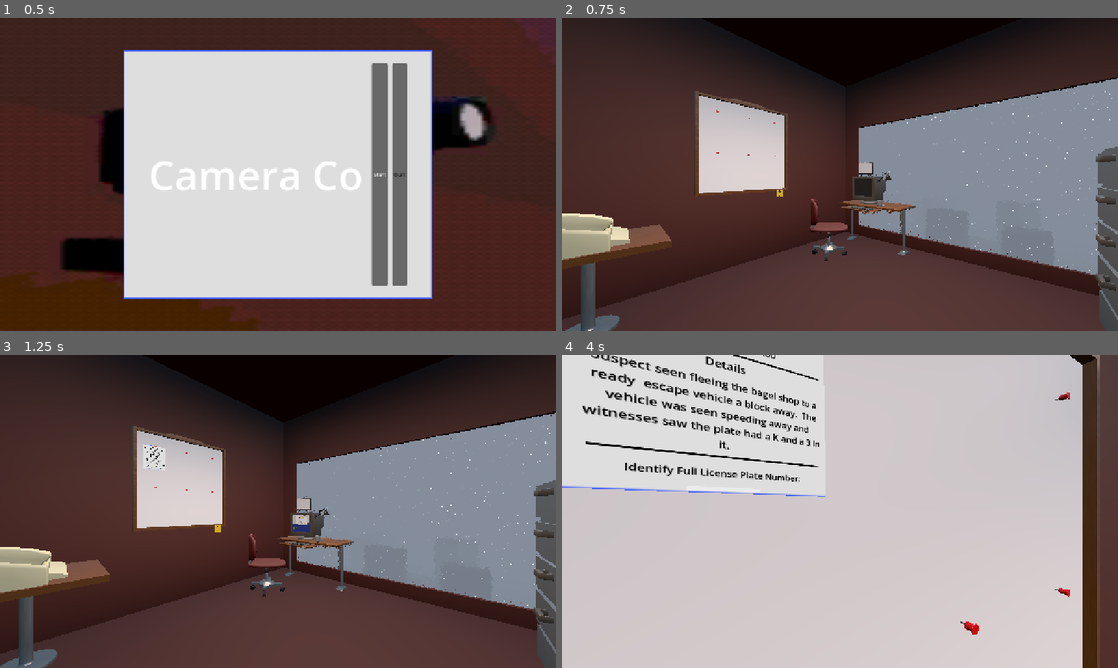
Above: before the commit, frames 1-4 (two rows, left to right).
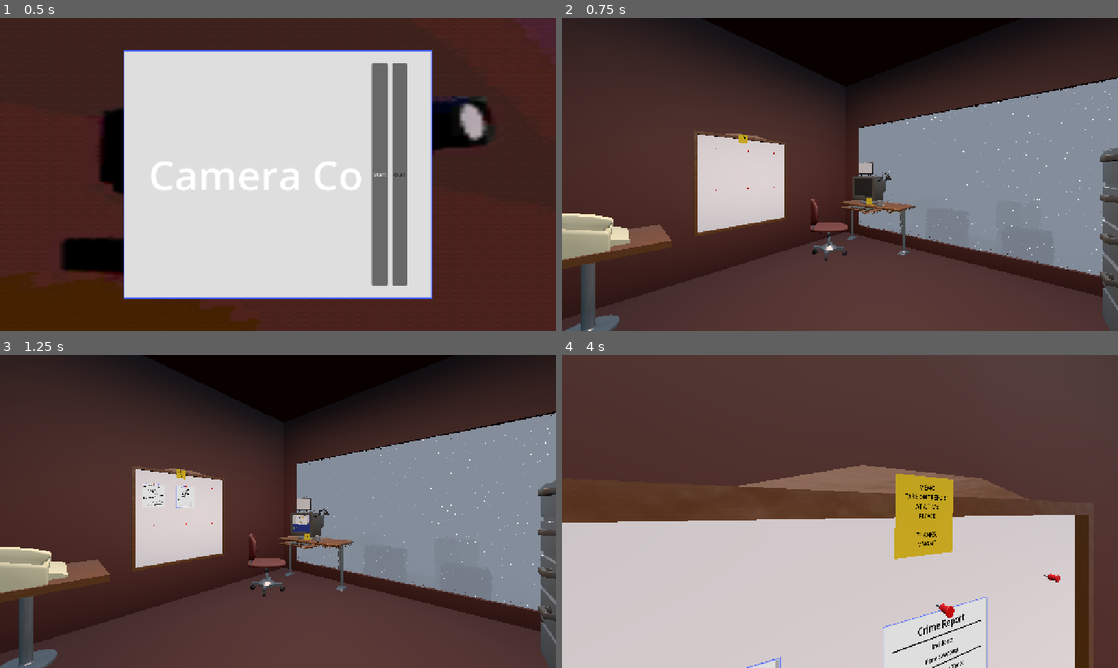
Above: after the commit, the same moments.

Repository: Ciph3rzer0/brackeys-2026.2-trust-no-one
Game: Godot game, scene res://ui/StartMenu.tscn
The game is run twice, just before and just after one commit, with the same random seed, the same clock (stepped at 60 frames per second) and the same inputs. This scene is started directly instead of the project's main scene. The engine's default icon, where the game draws it, is replaced by a stand-in: a white triangle on a blue panel in a dark square. Sound files missing from this copy of the repository are replaced by a short silence.
Inputs (mouse positions are in pixels of both pictures, inside the frame that each line leads up to):
- Up to frame 1 (0.5 s): no input
- Up to frame 2 (0.75 s): click "Start" at 0.5 s
- Up to frame 3 (1.25 s): no input
- Up to frame 4 (4 s): tap Enter at 1.25 s; move the mouse to (834, 517) at 1.27 s; hold E (pc_interact) 1.28-2.03 s; hold W (pc_forward) 1.28-3.53 s; click (834, 517) at 1.42 s; tap Space at 1.52, 2.27, 3.5, 3.77 s; move the mouse to (878, 514) at 2.02 s; tap E (pc_interact) at 2.1, 3.8 s; click (878, 514) at 2.17 s; move the mouse to (795, 508) at 2.77 s; hold E (pc_interact) 2.78-3.53 s; tap Q at 2.85 s; click (795, 508) at 2.92 s; move the mouse to (845, 511) at 3.52 s; hold A (pc_left) from 3.53 s (still down); tap Ctrl at 3.6 s; click (845, 511) at 3.67 s

Frame 1 is identical in both runs. In frame 2, 4.6% of the frame differs, in the area x 23-100%, y 23-97%; in frame 3, 4.7%; in frame 4, 54%, in the area x 0-97%, y 0-100%.
Error in both runs: Invalid assignment of property or key 'plate' with value of type 'String' on a base object of type 'Resource (Quest)'. (res://autoloads/quest_system.gd:19)

Commit message:
added report pickup/dropoff system

Diff:
--- a/autoloads/game_manager.gd
+++ b/autoloads/game_manager.gd
@@ -6,6 +6,13 @@
 func set_player(_player: Player):
 	assert(!player)
 	player = _player
+
+func spawn_crime_report(quest: Quest = null) -> CrimeReport3D:
+	var corkboard := get_tree().get_first_node_in_group("CrimeReportCorkboard") as Corkboard
+	if !corkboard:
+		push_warning("Cannot spawn a crime report: no corkboard is in the current scene.")
+		return null
+	return corkboard.spawn_report(quest)
 
 func _ready() -> void:
 	database = Database.new()
--- a/project.godot
+++ b/project.godot
@@ -42,6 +42,7 @@
 
 InteractiveMount="Objects the player can sit on"
 Interactable="Objects the player can interact with"
+CrimeReportCorkboard="Corkboards that can receive spawned crime reports"
 
 [gui]
 
--- a/scenes/corkboard.tscn
+++ b/scenes/corkboard.tscn
@@ -1,20 +1,27 @@
 [gd_scene format=3 uid="uid://cc4ldgg13mc2w"]
 
 [ext_resource type="PackedScene" uid="uid://de35ov58wu763" path="res://assets/models/office/corkboard.glb" id="1_iwwb2"]
+[ext_resource type="Script" uid="uid://jeh6fsxmg62n" path="res://scripts/corkboard.gd" id="2_corkboard_script"]
 
-[sub_resource type="StandardMaterial3D" id="StandardMaterial3D_0o143"]
+[sub_resource type="StandardMaterial3D" id="StandardMaterial3D_fgrfp"]
 albedo_color = Color(0.96202856, 0.83949524, 3.85046e-07, 1)
 
 [sub_resource type="PlaneMesh" id="PlaneMesh_iwwb2"]
-material = SubResource("StandardMaterial3D_0o143")
+material = SubResource("StandardMaterial3D_fgrfp")
 
-[node name="Node3D" type="Node3D" unique_id=1029173645]
+[sub_resource type="BoxShape3D" id="BoxShape3D_corkboard"]
+size = Vector3(0.1344448, 1.9926147, 1.9927429)
+
+[node name="Corkboard" type="StaticBody3D" unique_id=1029173645 groups=["CrimeReportCorkboard", "Interactable"]]
+script = ExtResource("2_corkboard_script")
+holder_label = "corkboard"
+slot_container_path = NodePath("corkboard2/pin locations")
 
 [node name="corkboard2" parent="." unique_id=118271081 instance=ExtResource("1_iwwb2")]
-transform = Transform3D(1, 0, 0, 0, 1, 0, 0, 0, 1, 0.3125913, 0, -0.66402435)
+transform = Transform3D(1, 0, 0, 0, 1, 0, 0, 0, 1, 0.3125913, -0.45032766, 0.24119872)
 
 [node name="MeshInstance3D" type="MeshInstance3D" parent="corkboard2" unique_id=1757999416]
-transform = Transform3D(-0.0025691744, -0.091785185, 0, 0.091785185, -0.0025691744, 0, 0, 0, 0.091821134, -0.05588633, -1.0927783, 0.74815756)
+transform = Transform3D(-0.0025691744, -0.091785185, 0, 0.091785185, -0.0025691744, 0, 0, 0, 0.091821134, -0.0890159, 1.3537176, -0.2995723)
 mesh = SubResource("PlaneMesh_iwwb2")
 
 [node name="Label3D" type="Label3D" parent="corkboard2/MeshInstance3D" unique_id=512820567]
@@ -31,22 +38,27 @@
 outline_size = 0
 uppercase = true
 
-[node name="pin locations" type="Node3D" parent="." unique_id=1551329889]
+[node name="pin locations" type="Node3D" parent="corkboard2" unique_id=1551329889]
+transform = Transform3D(1, 0, 0, 0, 1, 0, 0, 0, 1, -0.3125913, 0.61609024, 0.7090531)
 
-[node name="pin1" type="Node3D" parent="pin locations" unique_id=1139482963]
-transform = Transform3D(1, 0, 0, 0, 1, 0, 0, 0, 1, 0.26296616, 0.67181295, -1.3201233)
+[node name="pin1" type="Node3D" parent="corkboard2/pin locations" unique_id=1139482963]
+transform = Transform3D(1.3113416e-07, 0, -1, 0, 1, 0, 1, 0, 1.3113416e-07, 0.26296616, 0.4805324, -1.5355896)
 
-[node name="pin2" type="Node3D" parent="pin locations" unique_id=936660789]
-transform = Transform3D(1, 0, 0, 0, 1, 0, 0, 0, 1, 0.26296616, 0.67181295, -0.6852937)
+[node name="pin2" type="Node3D" parent="corkboard2/pin locations" unique_id=936660789]
+transform = Transform3D(1.3113416e-07, 0, -1, 0, 1, 0, 1, 0, 1.3113416e-07, 0.26296616, 0.4805324, -0.90076)
 
-[node name="pin3" type="Node3D" parent="pin locations" unique_id=360610949]
-transform = Transform3D(1, 0, 0, 0, 1, 0, 0, 0, 1, 0.26296616, 0.67181295, -0.053779125)
+[node name="pin3" type="Node3D" parent="corkboard2/pin locations" unique_id=360610949]
+transform = Transform3D(1.3113416e-07, 0, -1, 0, 1, 0, 1, 0, 1.3113416e-07, 0.26296616, 0.4805324, -0.26924545)
 
-[node name="pin4" type="Node3D" parent="pin locations" unique_id=934723502]
-transform = Transform3D(1, 0, 0, 0, 1, 0, 0, 0, 1, 0.26296616, -0.16523391, -1.3217808)
+[node name="pin4" type="Node3D" parent="corkboard2/pin locations" unique_id=934723502]
+transform = Transform3D(1.3113416e-07, 0, -1, 0, 1, 0, 1, 0, 1.3113416e-07, 0.26296616, -0.35651442, -1.5372471)
 
-[node name="pin5" type="Node3D" parent="pin locations" unique_id=215824434]
-transform = Transform3D(1, 0, 0, 0, 1, 0, 0, 0, 1, 0.26296616, -0.16523391, -0.68695116)
+[node name="pin5" type="Node3D" parent="corkboard2/pin locations" unique_id=215824434]
+transform = Transform3D(1.3113416e-07, 0, -1, 0, 1, 0, 1, 0, 1.3113416e-07, 0.26296616, -0.35651442, -0.9024175)
 
-[node name="pin6" type="Node3D" parent="pin locations" unique_id=607216583]
-transform = Transform3D(1, 0, 0, 0, 1, 0, 0, 0, 1, 0.26296616, -0.16523391, -0.05543685)
+[node name="pin6" type="Node3D" parent="corkboard2/pin locations" unique_id=607216583]
+transform = Transform3D(1.3113416e-07, 0, -1, 0, 1, 0, 1, 0, 1.3113416e-07, 0.26296616, -0.35651442, -0.27090317)
+
+[node name="CollisionShape3D" type="CollisionShape3D" parent="corkboard2" unique_id=647715495]
+transform = Transform3D(1, 0, 0, 0, 1, 0, 0, 0, 1, -0.03376472, 0.41659683, -0.19755757)
+shape = SubResource("BoxShape3D_corkboard")
--- a/scenes/crime_report_3d.tscn
+++ b/scenes/crime_report_3d.tscn
@@ -2,20 +2,18 @@
 
 [ext_resource type="PackedScene" uid="uid://dukf0r3kv7h3u" path="res://ui/crime-report/crime_report.tscn" id="1_4sj6u"]
 [ext_resource type="Resource" uid="uid://mlx6hgu5bc7w" path="res://scripts/quests/first_quest.tres" id="2_m6e72"]
-
-[sub_resource type="ViewportTexture" id="ViewportTexture_uhg71"]
-viewport_path = NodePath("SubViewport")
+[ext_resource type="Script" uid="uid://bh4i2x034phf8" path="res://scripts/crime_report_3d.gd" id="3_report_script"]
 
 [sub_resource type="BoxShape3D" id="BoxShape3D_uhg71"]
 size = Vector3(0.5628418, 0.6633545, 0.02)
 
-[node name="CrimeReport3D" type="RigidBody3D" unique_id=890512404]
-gravity_scale = 0.0
+[node name="CrimeReport3D" type="StaticBody3D" unique_id=890512404 groups=["Interactable"]]
+script = ExtResource("3_report_script")
+quest = ExtResource("2_m6e72")
 
 [node name="Sprite3D" type="Sprite3D" parent="." unique_id=277536913]
 transform = Transform3D(0.112, 0, 0, 0, 0.112, 0, 0, 0, 0.112, 0, 0, 0)
 offset = Vector2(0, -300)
-texture = SubResource("ViewportTexture_uhg71")
 
 [node name="CollisionShape3D" type="CollisionShape3D" parent="." unique_id=1345316213]
 transform = Transform3D(1, 0, 0, 0, 1, 0, 0, 0, 1, 0, -0.335315, 0)
@@ -26,4 +24,4 @@
 
 [node name="CrimeReport" parent="SubViewport" unique_id=1163959814 instance=ExtResource("1_4sj6u")]
 propagate_maximum_size = false
-quest = ExtResource("2_m6e72")
+follow_assigned_quests = false
--- a/scenes/office.tscn
+++ b/scenes/office.tscn
@@ -9,7 +9,7 @@
 [ext_resource type="PackedScene" uid="uid://bnhtdbhbnklps" path="res://assets/models/office/filingCabinet.glb" id="5_fmddn"]
 [ext_resource type="PackedScene" uid="uid://qxst5b3aqpoo" path="res://assets/models/office/computer.glb" id="7_in4ui"]
 [ext_resource type="PackedScene" uid="uid://d4dkrl8n2c4i7" path="res://assets/models/city/camera.glb" id="8_fmddn"]
-[ext_resource type="PackedScene" uid="uid://8y18dm0ibu5p" path="res://assets/models/office/gooseneckClamp.glb" id="10_6hbky"]
+[ext_resource type="PackedScene" path="res://scenes/report_clamp.tscn" id="10_6hbky"]
 [ext_resource type="PackedScene" uid="uid://bxc4ceq66ael3" path="res://scenes/player.tscn" id="10_gnmmx"]
 [ext_resource type="PackedScene" uid="uid://cu5og6niixvj7" path="res://assets/models/office/door.glb" id="12_wruke"]
 [ext_resource type="PackedScene" uid="uid://bosjilrctrsn7" path="res://assets/models/office/gooseneckTablet.glb" id="13_wruke"]
@@ -18,12 +18,17 @@
 [ext_resource type="PackedScene" uid="uid://b085wqdb2gvpt" path="res://scenes/coffeeCup.tscn" id="16_gnmmx"]
 [ext_resource type="PackedScene" uid="uid://bdogvs8wm16nj" path="res://assets/models/office/computer-keyboard.glb" id="16_jp1e5"]
 [ext_resource type="AudioStream" uid="uid://dssagk4uh4quc" path="res://assets/audio/sfx/rain.mp3" id="17_gnmmx"]
-[ext_resource type="PackedScene" uid="uid://ftwf4e85c8id" path="res://scenes/crime_report_3d.tscn" id="19_kviqm"]
 
 [sub_resource type="WorldBoundaryShape3D" id="WorldBoundaryShape3D_6hbky"]
 
+[sub_resource type="StandardMaterial3D" id="StandardMaterial3D_0o143"]
+albedo_color = Color(0.96202856, 0.83949524, 3.85046e-07, 1)
+
+[sub_resource type="PlaneMesh" id="PlaneMesh_jp1e5"]
+material = SubResource("StandardMaterial3D_0o143")
+
 [sub_resource type="BoxShape3D" id="BoxShape3D_h45xw"]
-size = Vector3(0.060930252, 0.20995808, 0.25897217)
+size = Vector3(0.060930252, 0.2514634, 0.24443054)
 
 [sub_resource type="PlaneMesh" id="PlaneMesh_h45xw"]
 
@@ -41,10 +46,10 @@
 shader_parameter/glass_thickness = 0.2
 shader_parameter/ior = 1.45
 
-[sub_resource type="ViewportTexture" id="ViewportTexture_kviqm"]
-viewport_path = NodePath("SubViewport")
+[node name="Office" type="Node3D" unique_id=2119133953]
 
-[node name="Office" type="Node3D" unique_id=2119133953]
+[node name="Player" parent="." unique_id=1865119778 instance=ExtResource("10_gnmmx")]
+transform = Transform3D(1.5650182, 0, 1.4565594, 0, 2.137954, 0, -1.4565594, 0, 1.5650182, -0.9295535, 0.24758434, -4.357947)
 
 [node name="Rain" type="AudioStreamPlayer3D" parent="." unique_id=105857967]
 transform = Transform3D(1, 0, 0, 0, 1, 0, 0, 0, 1, 1.1283921, 1.0637031, 6.396698)
@@ -110,8 +115,22 @@
 [node name="gooseneckClamp" parent="work area/computerAccessories" unique_id=555761378 instance=ExtResource("10_6hbky")]
 transform = Transform3D(1.2336597, 0, 0, 0, 1.2336597, 0, 0, 0, 1.2336597, -1.131391, 1.3303235, 5.1202)
 
-[node name="Player" parent="work area/computerAccessories" unique_id=1865119778 instance=ExtResource("10_gnmmx")]
-transform = Transform3D(1.1129352, 0, 1.0358067, 0, 1.5203685, 0, -1.0358067, 0, 1.1129352, -3.9542222, -0.6013951, 0.40568948)
+[node name="computer_post-it" type="MeshInstance3D" parent="work area/computerAccessories" unique_id=1240021870]
+transform = Transform3D(1.1301334e-10, 4.037465e-09, -0.09240261, 0.09236643, -0.0025854437, 0, -0.0025854434, -0.09236642, -4.039046e-09, -0.79264164, 0.6716831, 4.9844313)
+mesh = SubResource("PlaneMesh_jp1e5")
+
+[node name="Label3D" type="Label3D" parent="work area/computerAccessories/computer_post-it" unique_id=614372332]
+transform = Transform3D(1.9984014e-15, 1.0510676, 4.284084e-08, 4.594362e-08, -4.656613e-08, 1.0510678, 1.0510675, -1.110223e-16, -4.5943622e-08, 0.49662495, 0.02079773, 0)
+modulate = Color(0, 0, 0, 1)
+text = "memo:
+
+TAB to toggle cursor
+---
+thanks,
+mngmt"
+font_size = 20
+outline_size = 0
+uppercase = true
 
 [node name="set dressing" type="Node3D" parent="." unique_id=33801651]
 transform = Transform3D(1, 0, 0, 0, 1, 0, 0, 0, 1, 1.1283921, 1.0637031, 4.1342545)
@@ -123,13 +142,13 @@
 transform = Transform3D(0.10357852, 0, -0.48062423, 0, 0.49165857, 0, 0.48062423, 0, 0.10357852, -1.3442268, 8.353163, -2.3799124)
 
 [node name="filingCabinet" parent="set dressing" unique_id=1015927099 instance=ExtResource("5_fmddn")]
-transform = Transform3D(1.4558113, 0, 0, 0, 1.4558113, 0, 0, 0, 1.4558113, -3.5562453, -0.544013, -3.3106241)
+transform = Transform3D(1.4558113, 0, 0, 0, 1.4558113, 0, 0, 0, 1.4558113, -3.748537, -0.01471591, -3.5964515)
 
 [node name="StaticBody3D" type="StaticBody3D" parent="set dressing/filingCabinet" unique_id=275145910]
 transform = Transform3D(9.844637, 0, 0, 0, 9.844637, 0, 0, 0, 9.844637, -0.86616135, 0.017170668, 1.63972)
 
 [node name="CollisionShape3D" type="CollisionShape3D" parent="set dressing/filingCabinet/StaticBody3D" unique_id=1866896809]
-transform = Transform3D(1, 0, 0, 0, 1, 0, 0, 0, 1, 0.08312477, 0.09221206, -0.2242928)
+transform = Transform3D(1, 0, 0, 0, 1, 0, 0, 0, 1, 0.08312479, 0.07145939, -0.17756279)
 shape = SubResource("BoxShape3D_h45xw")
 
 [node name="door2" parent="set dressing" unique_id=1698441969 instance=ExtResource("12_wruke")]
@@ -141,19 +160,10 @@
 surface_material_override/0 = SubResource("ShaderMaterial_kviqm")
 
 [node name="corkboard" parent="." unique_id=1029173645 instance=ExtResource("16_07d2k")]
-transform = Transform3D(1.4151126, 0, 0, 0, 1.4151126, 0, 0, 0, 1.4151126, 5.2616143, 3.9349322, -0.60174954)
+transform = Transform3D(1.4151126, 0, 0, 0, 1.4151126, 0, 0, 0, 1.4151126, 5.2616143, 2.8853235, -1.6788815)
 
 [node name="desk" parent="." unique_id=2107914153 instance=ExtResource("4_2knxt")]
 transform = Transform3D(1.7488817, 0, 0, 0, 1.7488817, 0, 0, 0, 1.7488817, 3.3157055, 0.6540642, 2.5794885)
 
 [node name="computer-keyboard2" parent="." unique_id=1110257665 instance=ExtResource("16_jp1e5")]
 transform = Transform3D(1.3806835, 0, 0, 0, 1.3806835, 0, 0, 0, 1.3806835, 3.7945335, 1.7878904, 1.9366279)
-
-[node name="CrimeReport3D" parent="." unique_id=890512404 instance=ExtResource("19_kviqm")]
-transform = Transform3D(1.3113416e-07, 0, -1, 0, 1, 0, 1, 0, 1.3113416e-07, 5.6564837, 4.8967805, -2.4588385)
-
-[node name="Sprite3D" parent="CrimeReport3D" index="0" unique_id=277536913]
-transform = Transform3D(0.112, 0, 0, 0, 0.112, 0, 0, 0, 0.112, 0, 0, -0.040061474)
-texture = SubResource("ViewportTexture_kviqm")
-
-[editable path="CrimeReport3D"]
--- a/scenes/player.tscn
+++ b/scenes/player.tscn
@@ -28,6 +28,9 @@
 [node name="InteractionRay" type="RayCast3D" parent="Camera3D" unique_id=1399246955]
 target_position = Vector3(0, 0, -2.5)
 
+[node name="HeldReportAnchor" type="Node3D" parent="Camera3D" unique_id=387417500]
+transform = Transform3D(1, 0, 0, 0, 1, 0, 0, 0, 1, 0, 0.25, -0.8)
+
 [node name="InteractionUI" type="CanvasLayer" parent="." unique_id=402336998]
 
 [node name="InteractionPrompt" type="Label" parent="InteractionUI" unique_id=554926074]
@@ -57,7 +60,7 @@
 mesh = SubResource("CapsuleMesh_0o143")
 
 [node name="FacingIndicator" type="MeshInstance3D" parent="." unique_id=81546355]
-transform = Transform3D(0.3, 0, 0, 0, -1.3113416e-08, -0.05885305, 0, 0.29999998, -2.5725486e-09, 0, 2.2002637, 0.19472963)
+transform = Transform3D(0.3, 0, 0, 0, -1.3113416e-08, -0.05885305, 0, 0.29999998, -2.5725486e-09, 0, 2.2002637, -0.045395434)
 mesh = SubResource("PrismMesh_obbxu")
 
 [node name="CollisionShape3D" type="CollisionShape3D" parent="." unique_id=561644201]
--- /dev/null
+++ b/scenes/report_clamp.tscn
@@ -0,0 +1,23 @@
+[gd_scene format=3 uid="uid://c8wp7jb7ymwmc"]
+
+[ext_resource type="PackedScene" uid="uid://8y18dm0ibu5p" path="res://assets/models/office/gooseneckClamp.glb" id="1_clamp_model"]
+[ext_resource type="Script" uid="uid://nhtco6w1q2lw" path="res://scripts/report_holder_3d.gd" id="2_holder_script"]
+
+[sub_resource type="BoxShape3D" id="BoxShape3D_clamp"]
+size = Vector3(0.42, 0.32, 0.12)
+
+[node name="ReportClamp" type="StaticBody3D" unique_id=374785967 groups=["Interactable"]]
+script = ExtResource("2_holder_script")
+holder_label = "clamp"
+
+[node name="gooseneckClamp" parent="." unique_id=576201592 instance=ExtResource("1_clamp_model")]
+
+[node name="Slots" type="Node3D" parent="." unique_id=331374992]
+transform = Transform3D(1, 0, 0, 0, 1, 0, 0, 0, 1, -0.14324117, -0.13566402, 0.027425833)
+
+[node name="ReportSlot" type="Node3D" parent="Slots" unique_id=1344195639]
+transform = Transform3D(-1, 0, -8.742278e-08, 0, 1, 0, 8.742278e-08, 0, -1, 0, 0.1, -0.05)
+
+[node name="CollisionShape3D" type="CollisionShape3D" parent="." unique_id=1990760561]
+transform = Transform3D(1, 0, 0, 0, 1, 0, 0, 0, 1, -0.01, 0.04, 0)
+shape = SubResource("BoxShape3D_clamp")
--- /dev/null
+++ b/scripts/corkboard.gd
@@ -0,0 +1,30 @@
+class_name Corkboard
+extends ReportHolder3D
+
+@export var report_scene: PackedScene = preload("res://scenes/crime_report_3d.tscn")
+@export var initial_report_quests: Array[Quest] = [preload("res://scripts/quests/first_quest.tres"), preload("res://scripts/quests/2_quest.tres")]
+
+func _ready() -> void:
+	for initial_quest in initial_report_quests:
+		spawn_report(initial_quest)
+
+func spawn_report(quest_override: Quest = null, scene_override: PackedScene = null) -> CrimeReport3D:
+	var scene_to_spawn := scene_override if scene_override else report_scene
+	if !scene_to_spawn:
+		push_warning("Cannot pin a crime report: no report scene is configured.")
+		return null
+
+	var report := scene_to_spawn.instantiate() as CrimeReport3D
+	if !report:
+		push_warning("The configured report scene must have a CrimeReport3D root.")
+		return null
+
+	if quest_override:
+		report.quest = quest_override
+	add_child(report)
+
+	if !place_report(report):
+		report.queue_free()
+		return null
+
+	return report
--- /dev/null
+++ b/scripts/crime_report_3d.gd
@@ -0,0 +1,43 @@
+class_name CrimeReport3D
+extends StaticBody3D
+
+@export var quest: Quest:
+	set(value):
+		quest = value
+		if is_node_ready():
+			_apply_quest()
+
+var current_holder: ReportHolder3D
+
+@onready var report_sprite: Sprite3D = $Sprite3D
+@onready var report_viewport: SubViewport = $SubViewport
+@onready var report_ui: Control = $SubViewport/CrimeReport
+
+func _ready() -> void:
+	report_sprite.texture = report_viewport.get_texture()
+	_apply_quest()
+
+func _apply_quest() -> void:
+	if quest and report_ui.has_method("set_quest"):
+		report_ui.set_quest(quest)
+
+func can_interact(player: Player) -> bool:
+	return player != null and !player.has_held_report()
+
+func get_interaction_text(_player: Player) -> String:
+	return "press e to pick up report"
+
+func interact(player: Player = null) -> void:
+	if !player:
+		player = GameManager.player
+	if player:
+		player.pick_up_report(self)
+
+func set_held(is_held: bool) -> void:
+	collision_layer = 0 if is_held else 1
+	collision_mask = 0 if is_held else 1
+
+func get_report_title() -> String:
+	if quest and !quest.incident.is_empty():
+		return quest.incident
+	return name
--- a/scripts/fax_machine.gd
+++ b/scripts/fax_machine.gd
@@ -1,4 +1,15 @@
 extends Node3D
 
-func interact() -> void:
+func get_interaction_text(player: Player) -> String:
+	if player and player.has_held_report():
+		return "press e to fax report"
+	return "press e to interact"
+
+func interact(player: Player = null) -> void:
+	if !player:
+		player = GameManager.player
+
+	if player and player.fax_held_report():
+		return
+
 	print("interacted with fax")
--- a/scripts/player.gd
+++ b/scripts/player.gd
@@ -8,6 +8,7 @@
 
 @onready var interaction_ray: RayCast3D = $Camera3D/InteractionRay
 @onready var interaction_prompt: Label = $InteractionUI/InteractionPrompt
+@onready var held_report_anchor: Node3D = $Camera3D/HeldReportAnchor
 
 var run_speed = 5.5
 var speed = run_speed
@@ -22,6 +23,7 @@
 
 var is_mouse_free := false
 var _mounted_object: InteractableMount
+var held_report: CrimeReport3D
 
 func _enter_tree() -> void:
 	GameManager.set_player(self)
@@ -51,7 +53,7 @@
 	if event.is_action_pressed("pc_interact") and !_mounted_object and !is_mouse_free:
 		var interactable := get_faced_interactable()
 		if interactable:
-			interactable.interact()
+			interactable.interact(self)
 			get_viewport().set_input_as_handled()
 			return
 
@@ -95,11 +97,13 @@
 
 var exit_button_held_timer := 0.0
 func _process(delta: float) -> void:
-	interaction_prompt.visible = (
-		!_mounted_object
-		and !is_mouse_free
-		and get_faced_interactable() != null
-	)
+	var interactable := get_faced_interactable()
+	interaction_prompt.visible = !_mounted_object and !is_mouse_free and interactable != null
+	if interaction_prompt.visible:
+		if interactable.has_method("get_interaction_text"):
+			interaction_prompt.text = interactable.get_interaction_text(self)
+		else:
+			interaction_prompt.text = "press e to interact"
 
 	if Input.is_action_pressed("ui_exit_game"):
 		exit_button_held_timer += delta
@@ -115,10 +119,48 @@
 	var node := interaction_ray.get_collider() as Node
 	while node:
 		if node.is_in_group("Interactable") and node.has_method("interact"):
-			return node
+			if !node.has_method("can_interact") or node.can_interact(self):
+				return node
 		node = node.get_parent()
 
 	return null
+
+func has_held_report() -> bool:
+	return held_report != null
+
+func pick_up_report(report: CrimeReport3D) -> bool:
+	if held_report or !report:
+		return false
+
+	if report.current_holder:
+		report.current_holder.remove_report(report)
+
+	held_report = report
+	report.reparent(held_report_anchor, false)
+	report.global_transform = held_report_anchor.global_transform.orthonormalized()
+	report.set_held(true)
+	return true
+
+func place_held_report(holder: ReportHolder3D) -> bool:
+	if !held_report or !holder:
+		return false
+
+	var report := held_report
+	if !holder.place_report(report):
+		return false
+
+	held_report = null
+	return true
+
+func fax_held_report() -> bool:
+	if !held_report:
+		return false
+
+	var report := held_report
+	held_report = null
+	print("report faxed: ", report.get_report_title())
+	report.queue_free()
+	return true
 
 func _physics_process(delta: float) -> void:
 	var input_dir = Input.get_vector( "pc_right", "pc_left", "pc_back" ,"pc_forward")
--- /dev/null
+++ b/scripts/report_holder_3d.gd
@@ -0,0 +1,64 @@
+class_name ReportHolder3D
+extends StaticBody3D
+
+signal report_placed(report: CrimeReport3D, slot: Node3D)
+signal report_removed(report: CrimeReport3D)
+
+@export var holder_label := "holder"
+@export var slot_container_path := NodePath("Slots")
+
+func get_first_open_slot() -> Node3D:
+	var slot_container := get_node_or_null(slot_container_path)
+	if !slot_container:
+		return null
+
+	for child in slot_container.get_children():
+		var slot := child as Node3D
+		if slot and get_report_in_slot(slot) == null:
+			return slot
+
+	return null
+
+func get_report_in_slot(slot: Node3D) -> CrimeReport3D:
+	for child in slot.get_children():
+		if child is CrimeReport3D:
+			return child as CrimeReport3D
+	return null
+
+func can_accept_report() -> bool:
+	return get_first_open_slot() != null
+
+func can_interact(player: Player) -> bool:
+	return player != null and player.has_held_report() and can_accept_report()
+
+func get_interaction_text(_player: Player) -> String:
+	return "press e to place report on %s" % holder_label
+
+func interact(player: Player = null) -> void:
+	if !player:
+		player = GameManager.player
+	if player:
+		player.place_held_report(self)
+
+func place_report(report: CrimeReport3D) -> bool:
+	if !report:
+		return false
+
+	var open_slot := get_first_open_slot()
+	if !open_slot:
+		return false
+
+	if report.current_holder and report.current_holder != self:
+		report.current_holder.remove_report(report)
+
+	report.reparent(open_slot, false)
+	report.global_transform = open_slot.global_transform.orthonormalized()
+	report.current_holder = self
+	report.set_held(false)
+	report_placed.emit(report, open_slot)
+	return true
+
+func remove_report(report: CrimeReport3D) -> void:
+	if report and report.current_holder == self:
+		report.current_holder = null
+		report_removed.emit(report)
--- a/ui/crime-report/crime_report.gd
+++ b/ui/crime-report/crime_report.gd
@@ -1,10 +1,12 @@
 extends Control
 
 @export var quest: Quest: set = set_quest
+@export var follow_assigned_quests := true
 
 func _ready() -> void:
 	set_quest(quest)
-	QuestSystem.new_quest_assigned.connect(_on_new_quest_assigned)
+	if follow_assigned_quests:
+		QuestSystem.new_quest_assigned.connect(_on_new_quest_assigned)
 
 func _on_new_quest_assigned(quest: Quest):
 	set_quest(quest)
Binary file changed: assets/models/office/corkboard.glb
Binary file changed: assets/models/office/filingCabinet.glb
Not shown, added: scripts/corkboard.gd.uid
Not shown, added: scripts/crime_report_3d.gd.uid
Not shown, added: scripts/report_holder_3d.gd.uid
Not shown, changed: assets/models/models.blend
Not shown, changed: assets/models/models.blend1
